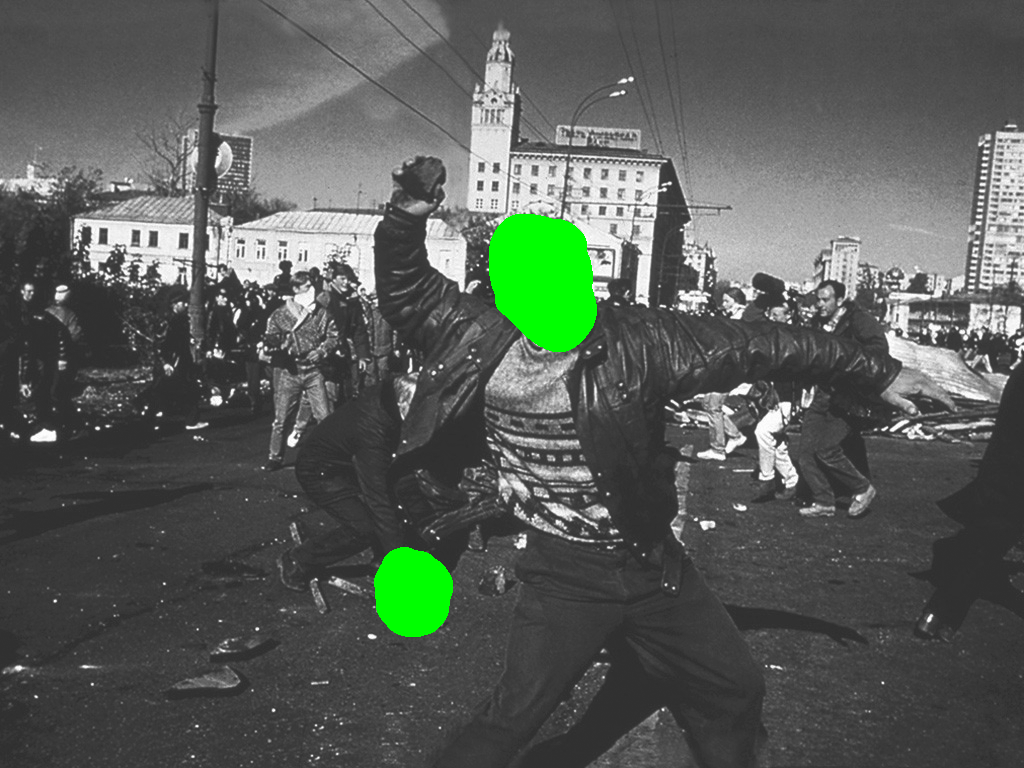
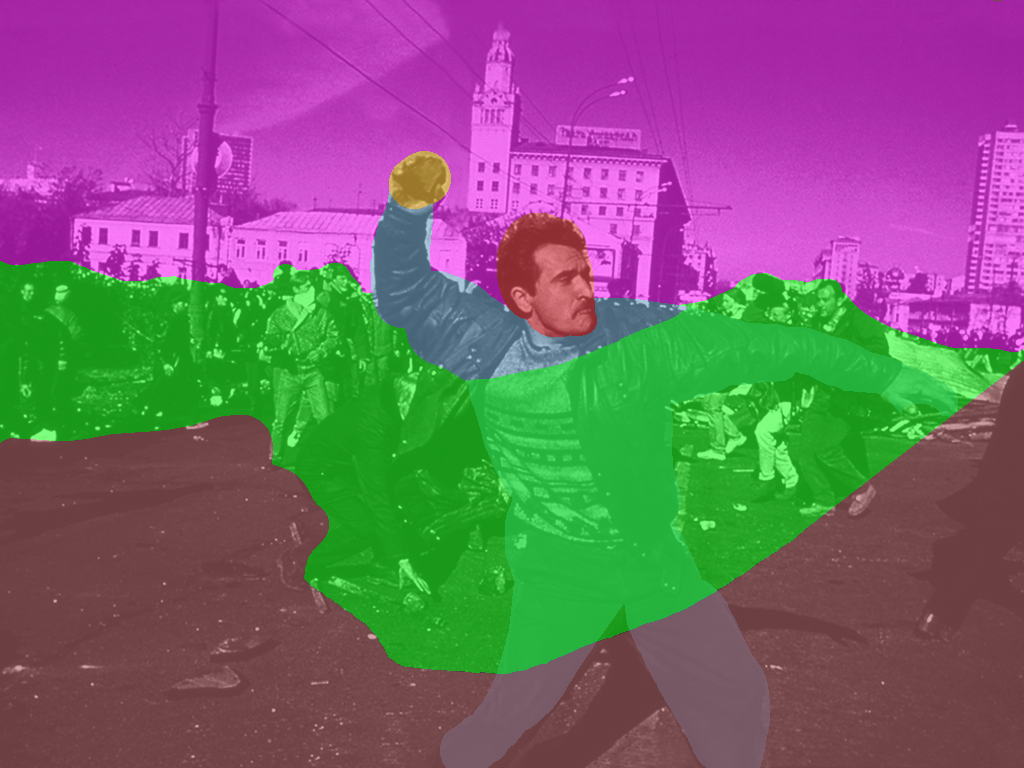
Layer changes from the first 1024×768 image to the second:
added layer "6" (50%) above "5" over 0, 0, 1024, 768
added layer "5" (50%) above "4" over 0, 261, 1024, 674
added layer "4" (50%) above "3" over 0, 0, 1024, 352
renamed "2" to "3", opacity 100% → 50%, painted on it over 370, 193, 958, 768
added layer "2" (50%) above "1" over 389, 151, 451, 209
"1": opacity 100% → 50%, painted on it over 374, 213, 597, 637
